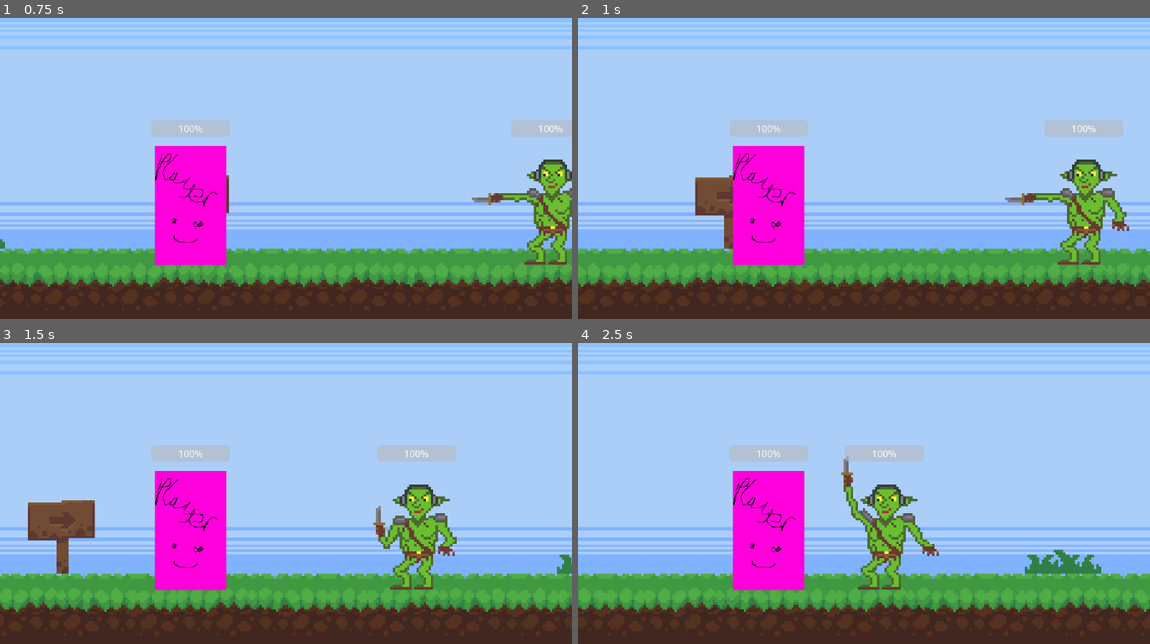
Above: before the commit, frames 1-4 (two rows, left to right).
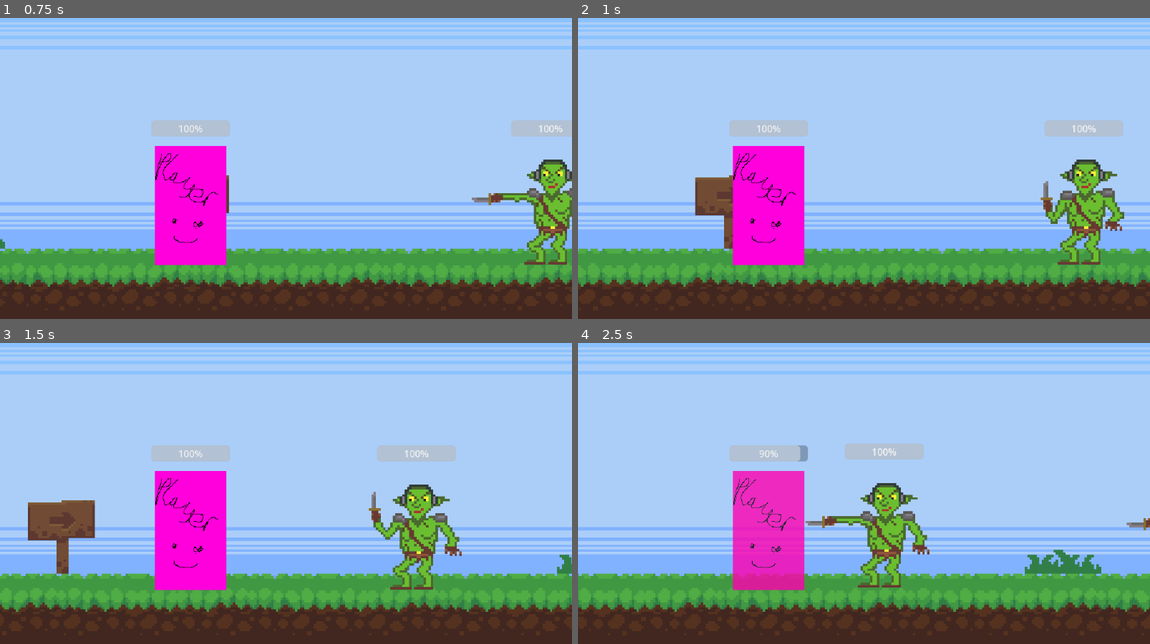
Above: after the commit, the same moments.

Repository: corndogit/rhythm-gauntlet
Game: Godot game, scene res://scenes/Main.tscn
Same seed, same stepped clock (60 frames per second), same inputs: the game is played once before the commit and once after it. Sound files missing from this copy of the repository are replaced by a short silence.
Inputs:
- Up to frame 1 (0.75 s): tap Z (ui_attack) at 0.6 s
- Up to frame 2 (1 s): tap X (ui_block) at 0.8 s
- Up to frame 3 (1.5 s): tap X (ui_block) at 1.35 s
- Up to frame 4 (2.5 s): tap Z (ui_attack) at 1.55, 2.1 s; tap X (ui_block) at 2.3 s

Frame 1 is identical in both runs. In frame 2, 0.8% of the frame differs, in the area x 74-97%, y 54-71%; in frame 3, 0.6%; in frame 4, 7.2%, in the area x 27-100%, y 33-83%.

Commit message:
iteration 3: fix blocking bug

Diff:
--- a/scenes/Main.tscn
+++ b/scenes/Main.tscn
@@ -1,9 +1,10 @@
-[gd_scene load_steps=9 format=3 uid="uid://1oxssc6aksab"]
+[gd_scene load_steps=10 format=3 uid="uid://1oxssc6aksab"]
 
 [ext_resource type="PackedScene" uid="uid://dok5wkyva8udn" path="res://scenes/entities/player.tscn" id="1_c14st"]
 [ext_resource type="PackedScene" uid="uid://btk0i80rjdxox" path="res://scenes/entities/enemy.tscn" id="2_ctdo2"]
-[ext_resource type="AudioStream" uid="uid://4v7drlakdmgd" path="res://assets/sounds/music/120bpm.ogg" id="2_xms24"]
+[ext_resource type="AudioStream" uid="uid://bqm8u67e1qxvu" path="res://assets/sounds/music/130bpm.ogg" id="2_ob24c"]
 [ext_resource type="Script" path="res://scripts/LevelMusic.gd" id="3_jc254"]
+[ext_resource type="AudioStream" uid="uid://2l6h2ue4f3nq" path="res://assets/sounds/music/Noisy Tube.ogg" id="3_utv7m"]
 [ext_resource type="TileSet" uid="uid://y6md6t0bnnt3" path="res://resources/level_tile_set.tres" id="5_eaoty"]
 [ext_resource type="Texture2D" uid="uid://ywbajbfyyrkp" path="res://assets/textures/level/Background.png" id="6_br3nx"]
 [ext_resource type="PackedScene" uid="uid://b3bdoa6h74qlp" path="res://scenes/entities/rangedEnemy.tscn" id="7_xjtex"]
@@ -13,37 +14,20 @@
 
 [node name="LevelMusic" type="Node" parent="."]
 script = ExtResource("3_jc254")
+bpm = 130.0
 
 [node name="BeatTracker" type="AudioStreamPlayer" parent="LevelMusic"]
-stream = ExtResource("2_xms24")
+stream = ExtResource("2_ob24c")
+volume_db = -4.712
 
 [node name="MusicPlayer" type="AudioStreamPlayer" parent="LevelMusic"]
+stream = ExtResource("3_utv7m")
+volume_db = -5.0
 
 [node name="TileMap" type="TileMap" parent="."]
 tile_set = ExtResource("5_eaoty")
 format = 2
 layer_0/tile_data = PackedInt32Array(524288, 65539, 0, 524289, 65539, 0, 524290, 131075, 0, 524291, 196611, 0, 524292,  …(26733 unchanged characters)…
-
-[node name="Player" parent="." node_paths=PackedStringArray("level_music") instance=ExtResource("1_c14st")]
-texture_repeat = 2
-position = Vector2(-1001, 405)
-speed = 300.0
-action_delay = 0.1
-level_music = NodePath("../LevelMusic")
-
-[node name="Background" type="TextureRect" parent="Player"]
-z_index = -1
-anchors_preset = 15
-anchor_right = 1.0
-anchor_bottom = 1.0
-offset_left = -335.0
-offset_top = -454.0
-offset_right = 625.0
-offset_bottom = 378.0
-grow_horizontal = 2
-grow_vertical = 2
-scale = Vector2(1.25, 1)
-texture = ExtResource("6_br3nx")
 
 [node name="Items" type="Node2D" parent="."]
 
@@ -81,6 +65,27 @@
 position = Vector2(5808, 541)
 level_music = NodePath("../../LevelMusic")
 
+[node name="Player" parent="." node_paths=PackedStringArray("level_music") instance=ExtResource("1_c14st")]
+texture_repeat = 2
+position = Vector2(-1001, 405)
+speed = 300.0
+action_delay = 0.1
+level_music = NodePath("../LevelMusic")
+
+[node name="Background" type="TextureRect" parent="Player"]
+z_index = -1
+anchors_preset = 15
+anchor_right = 1.0
+anchor_bottom = 1.0
+offset_left = -335.0
+offset_top = -454.0
+offset_right = 625.0
+offset_bottom = 378.0
+grow_horizontal = 2
+grow_vertical = 2
+scale = Vector2(1.25, 1)
+texture = ExtResource("6_br3nx")
+
 [connection signal="beat_hit" from="LevelMusic" to="LevelEnemies/Enemy" method="_on_level_music_beat_hit"]
 [connection signal="beat_hit" from="LevelMusic" to="LevelEnemies/Enemy2" method="_on_level_music_beat_hit"]
 [connection signal="beat_hit" from="LevelMusic" to="LevelEnemies/Enemy3" method="_on_level_music_beat_hit"]
--- a/scripts/Enemy.gd
+++ b/scripts/Enemy.gd
@@ -11,6 +11,7 @@
 var gravity = ProjectSettings.get_setting("physics/2d/default_gravity")
 var _beat_count = 0
 var _is_debouncing = false
+var _beat_hit = false
 
 @export var level_music : LevelMusic
 @export var max_hp : float = 10
@@ -23,12 +24,14 @@
 
 signal enemy_died
 
-func attack(target):
+func attack(target, delay = 0.0):
 	if "Enemies" in target.get_groups():
 		return
 	var hurtbox = target.get_node("HurtboxComponent")
 	if hurtbox:
 		_attack_motion()
+		if delay > 0.0:
+			await get_tree().create_timer(delay).timeout
 		hurtbox.take_damage(1.0, target.can_be_hit)
 
 
@@ -43,6 +46,9 @@
 	# Add the gravity.
 	if not is_on_floor():
 		velocity.y += gravity * delta
+
+	if _beat_hit:
+		_handle_beat(delta)
 
 	move_and_slide()
 
@@ -69,19 +75,23 @@
 
 
 func _on_level_music_beat_hit():
-#	print("is debouncing: %s" % str(_is_debouncing))
+	_beat_hit = true
+
+
+func _handle_beat(delta):
+	#	print("is debouncing: %s" % str(_is_debouncing))
 	if is_dead or _is_debouncing:
 		return
 	_is_debouncing = true
 	if _beat_count == 0 and sight.is_colliding():
-		attack(sight.get_collider())
+		attack(sight.get_collider(), delta)
 
 	_beat_count = fmod(_beat_count + 1, 4)
 	sprite.set_frame(_beat_count)
 
 	await get_tree().create_timer(0.1).timeout
 	_is_debouncing = false
-
+	_beat_hit = false
 
 func _attack_motion():
 	velocity.y += -100.0
--- a/scripts/LevelMusic.gd
+++ b/scripts/LevelMusic.gd
@@ -8,17 +8,18 @@
 var beat_16th : float
 
 @onready var beat_tracker : AudioStreamPlayer = $BeatTracker
-# @onready var music : AudioStreamPlayer = $MusicPlayer
+@onready var music : AudioStreamPlayer = $MusicPlayer
 
 
 signal beat_hit
 
 func _ready():
-	# music.play()
+	music.play()
 	beat_tracker.play()
 	beat = 60.0 / bpm
 	beat_half = beat / 2.0
 	beat_16th = beat / 32.0
+	print("%s BPM: beat=%s, beat_half=%s, beat_16th=%s" % [str(bpm),str(beat),str(beat_half),str(beat_16th)])
 
 
 func _physics_process(delta):
@@ -30,11 +31,11 @@
 
 func get_accuracy():
 	var accuracy = absf(fmod(_get_beat_pos(), beat) - beat_half) / beat_half
-	if accuracy > 0.9:
+	if accuracy > 0.85:
 		return 3.0
-	if accuracy > 0.8:
+	if accuracy > 0.70:
 		return 2.0
-	if accuracy > 0.7:
+	if accuracy > 0.65:
 		return 1.0
 	return 0.0
 
--- a/scripts/Player.gd
+++ b/scripts/Player.gd
@@ -38,7 +38,7 @@
 
 func block():
 	is_blocking = true
-	if level_music.get_accuracy() >= 1:
+	if level_music.get_accuracy() >= 2:
 		sprite.play("block")
 		can_be_hit = false
 	else:
--- a/scripts/RangedEnemy.gd
+++ b/scripts/RangedEnemy.gd
@@ -3,7 +3,7 @@
 
 @onready var emitter : FireballEmitterComponent = get_node("FireballEmitterComponent")
 
-func attack(target):
+func attack(target, _delay = 0.0):
 	if "Enemies" in target.get_groups():
 		return
 	emitter.fire()
Not shown, added: assets/sounds/music/130bpm.ogg.import
Not shown, added: assets/sounds/music/98bpm.ogg.import
Not shown, added: assets/sounds/music/leading_the_charge.ogg.import
Not shown, changed: README.md
Not shown, added: assets/sounds/music/130bpm.ogg
Not shown, added: assets/sounds/music/98bpm.ogg
Not shown, added: assets/sounds/music/leading_the_charge.ogg
